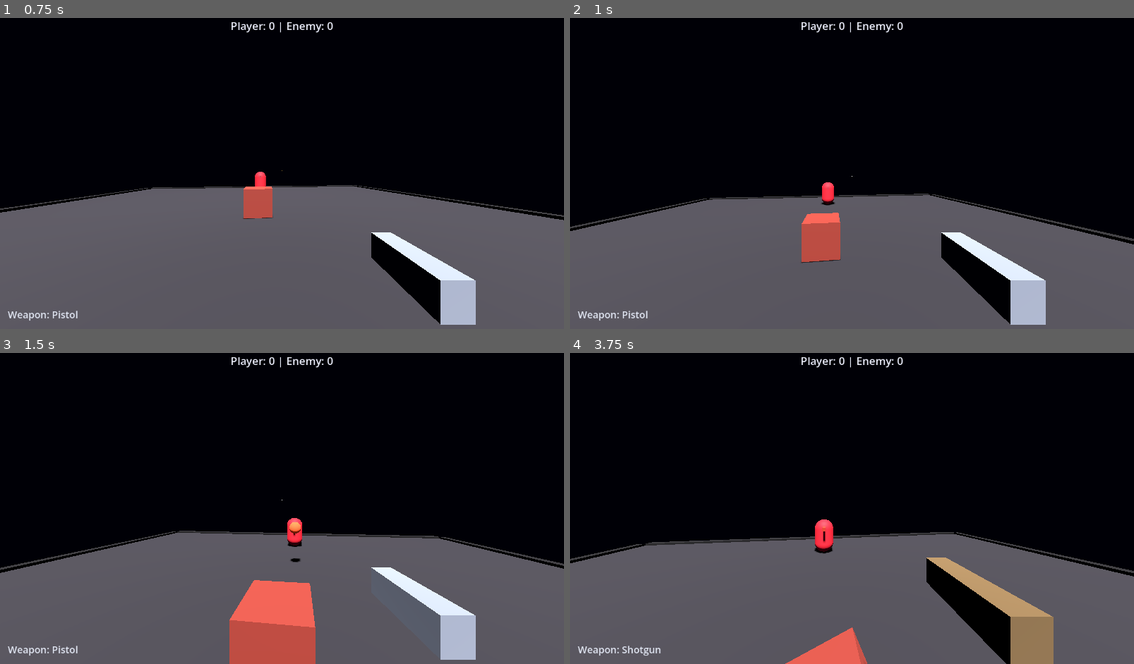
Above: before the commit, frames 1-4 (two rows, left to right).
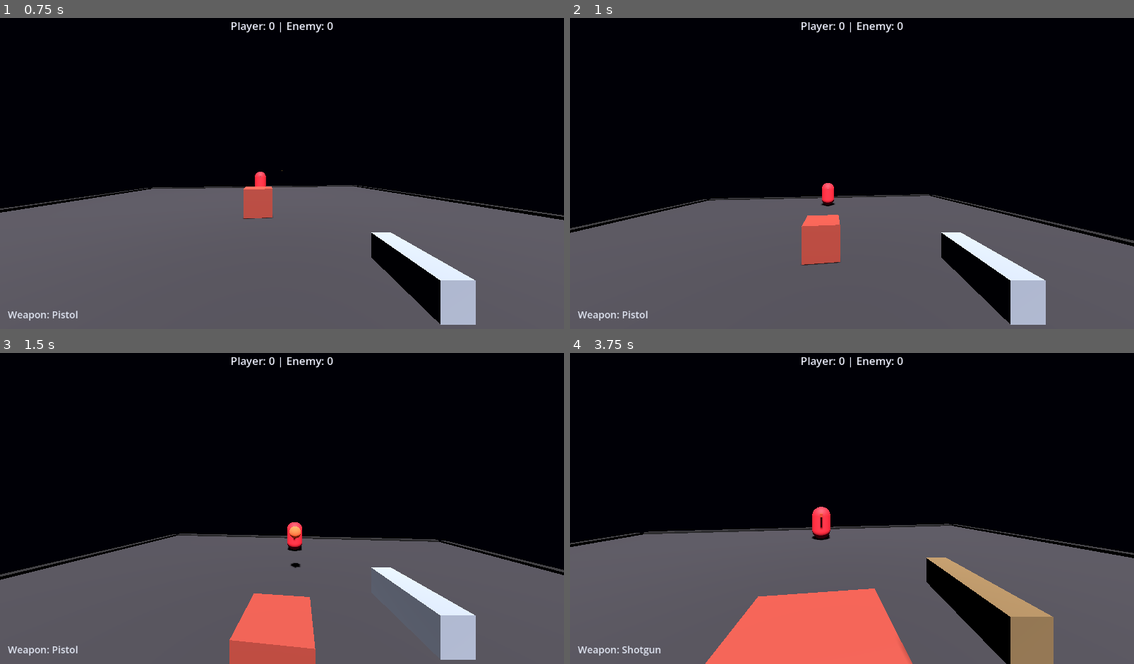
Above: after the commit, the same moments.

Repository: skyw4rp/void
Game: Godot game, scene res://scenes/main.tscn
The game is run twice, just before and just after one commit, with the same random seed, the same clock (stepped at 60 frames per second) and the same inputs.
Inputs (mouse positions are in pixels of both pictures, inside the frame that each line leads up to):
- Up to frame 1 (0.75 s): move the mouse to (310, 170) at 0.52 s; press the mouse at (310, 170) at 0.53 s; hold W (move_forward) from 0.53 s (still down)
- Up to frame 2 (1 s): keep holding W (move_forward); tap Space (jump) at 0.77 s
- Up to frame 3 (1.5 s): keep holding W (move_forward); move the mouse to (253, 508) at 1.27 s; release the mouse at (253, 508) at 1.28 s; click (253, 508) at 1.35 s
- Up to frame 4 (3.75 s): keep holding W (move_forward); tap Space (jump) at 1.52, 3.02 s; move the mouse to (863, 499) at 2.02 s; hold Shift (sprint) 2.03-2.78 s; click (863, 499) at 2.3 s; tap Enter at 2.75 s; move the mouse to (846, 511) at 2.77 s; tap 1 (weapon_1) at 2.85 s; click (846, 511) at 3.05 s; move the mouse to (891, 508) at 3.52 s; hold 2 (weapon_2) from 3.53 s (still down)

Frame 1 is identical in both runs. In frame 2, 1.1% of the frame differs, in the area x 0-100%, y 50-80%; in frame 3, 3.8%; in frame 4, 10%, in the area x 0-100%, y 49-100%.

Commit message:
Fix explosion source context lookup

Diff:
--- a/scenes/main.tscn
+++ b/scenes/main.tscn
@@ -115,6 +115,8 @@
 transform = Transform3D(1, 0, 0, 0, 1, 0, 0, 0, 1, 0, 1, -7)
 
 [node name="Player" type="CharacterBody3D" parent="."]
+collision_layer = 1
+collision_mask = 1
 transform = Transform3D(1, 0, 0, 0, 1, 0, 0, 0, 1, 0, 1.1, 7)
 script = ExtResource("1_player")
 
--- a/scripts/enemies/enemy_weapon_manager.gd
+++ b/scripts/enemies/enemy_weapon_manager.gd
@@ -43,8 +43,15 @@
 	if _cooldown_remaining > 0.0:
 		return false
 
+	var shooter := get_parent().get_parent() as Node
 	_cooldown_remaining = WeaponFiring.fire(
-		_current, origin, direction, aim_basis, get_tree().current_scene, spawn_forward_offset
+		_current,
+		origin,
+		direction,
+		aim_basis,
+		get_tree().current_scene,
+		spawn_forward_offset,
+		shooter
 	)
 	print("Enemy fired %s" % WeaponDefs.get_weapon_name(_current))
 	return true
--- a/scripts/player.gd
+++ b/scripts/player.gd
@@ -17,6 +17,10 @@
 var _void_reported: bool = false
 var _game_manager: Node
 
+## Approximate mass used to match RigidBody3D impulse feel from shared weapon forces.
+const KNOCKBACK_MASS_REFERENCE: float = 3.5
+const KNOCKBACK_UPWARD_SCALE: float = 0.15
+
 
 func _ready() -> void:
 	add_to_group("player")
@@ -27,6 +31,14 @@
 	else:
 		_spawn_position = global_position
 	Input.set_mouse_mode(Input.MOUSE_MODE_CAPTURED)
+
+
+func apply_knockback(direction: Vector3, force: float) -> void:
+	var dir := direction.normalized()
+	var strength := force / KNOCKBACK_MASS_REFERENCE
+	var knock := dir * strength
+	knock.y += strength * KNOCKBACK_UPWARD_SCALE
+	velocity += knock
 
 
 func arena_respawn(spawn_position: Vector3) -> void:
--- a/scripts/weapons/bazooka_projectile.gd
+++ b/scripts/weapons/bazooka_projectile.gd
@@ -10,6 +10,7 @@
 var _direction: Vector3 = Vector3.FORWARD
 var _spent: bool = false
 var _launched: bool = false
+var _shooter: Node = null
 
 
 func _ready() -> void:
@@ -17,9 +18,10 @@
 	get_tree().create_timer(lifetime).timeout.connect(_despawn)
 
 
-func launch(from: Vector3, direction: Vector3) -> void:
+func launch(from: Vector3, direction: Vector3, shooter: Node = null) -> void:
 	global_position = from
 	_direction = direction.normalized()
+	_shooter = shooter
 	_launched = true
 
 
@@ -32,19 +34,25 @@
 func _on_body_entered(body: Node3D) -> void:
 	if _spent:
 		return
+	if PushHitResolver.is_shooter(body, _shooter):
+		return
+
 	if body is RigidBody3D:
 		var rigid := body as RigidBody3D
 		var offset := global_position - rigid.global_position
 		rigid.apply_impulse(_direction * push_force, offset)
 		print("Bazooka: direct hit on '%s'" % rigid.name)
+	elif PushHitResolver.apply_projectile_hit(body, _direction, push_force, global_position):
+		pass
 	else:
 		print("Bazooka: hit '%s' — exploding" % body.name)
+
 	_explode()
 	_despawn()
 
 
 func _explode() -> void:
-	PushExplosion.detonate(global_position, explosion_radius, explosion_force, get_world_3d())
+	PushExplosion.detonate(global_position, explosion_radius, explosion_force, self, _shooter)
 
 
 func _despawn() -> void:
--- a/scripts/weapons/push_explosion.gd
+++ b/scripts/weapons/push_explosion.gd
@@ -1,9 +1,12 @@
-## Applies outward push impulses to RigidBody3D within a radius (bazooka blast).
+## Applies outward push to RigidBody3D and knockback targets within a radius.
 class_name PushExplosion
 extends Object
 
 
-static func detonate(origin: Vector3, radius: float, force: float, world: World3D) -> void:
+static func detonate(
+	origin: Vector3, radius: float, force: float, source: Node, shooter: Node = null
+) -> void:
+	var world: World3D = source.get_world_3d()
 	var space := world.direct_space_state
 	var shape := SphereShape3D.new()
 	shape.radius = radius
@@ -17,17 +20,27 @@
 
 	var hits := space.intersect_shape(params, 64)
 	var pushed: int = 0
+	var player_handled := false
+
 	for hit in hits:
 		var body: Object = hit.collider
-		if body is RigidBody3D:
-			var rigid := body as RigidBody3D
-			var offset := rigid.global_position - origin
-			if offset.length_squared() < 0.01:
-				offset = Vector3.UP * 0.1
-			var dir := offset.normalized()
-			var falloff := 1.0 - clampf(offset.length() / radius, 0.0, 1.0)
-			rigid.apply_impulse(dir * force * falloff, offset)
-			print("Explosion: pushed '%s' (force=%.1f)" % [rigid.name, force * falloff])
+		if not body is Node3D:
+			continue
+		var node: Node3D = body as Node3D
+		if PushHitResolver.is_shooter(node, shooter):
+			continue
+		if PushHitResolver.apply_explosion_hit(node, origin, force, radius):
 			pushed += 1
+			if node.is_in_group("player"):
+				player_handled = true
 
-	print("Explosion: %d RigidBody3D hit(s) at %s (radius=%.1f)" % [pushed, origin, radius])
+	# Fallback: ensure player gets blast if shape query missed CharacterBody3D.
+	if not player_handled:
+		var player: Node3D = source.get_tree().get_first_node_in_group("player") as Node3D
+		if player and not PushHitResolver.is_shooter(player, shooter):
+			var dist: float = player.global_position.distance_to(origin)
+			if dist <= radius:
+				if PushHitResolver.apply_explosion_hit(player, origin, force, radius):
+					pushed += 1
+
+	print("Explosion: %d target(s) pushed at %s (radius=%.1f)" % [pushed, origin, radius])
--- /dev/null
+++ b/scripts/weapons/push_hit_resolver.gd
@@ -0,0 +1,49 @@
+## Shared projectile / explosion push handling for RigidBody3D and knockback targets.
+class_name PushHitResolver
+extends RefCounted
+
+
+static func is_shooter(body: Node, shooter: Node) -> bool:
+	if shooter == null:
+		return false
+	if body == shooter:
+		return true
+	if shooter.is_ancestor_of(body) or body.is_ancestor_of(shooter):
+		return true
+	return false
+
+
+static func apply_projectile_hit(
+	body: Node, travel_direction: Vector3, force: float, hit_position: Vector3
+) -> bool:
+	if body is RigidBody3D:
+		var rigid: RigidBody3D = body as RigidBody3D
+		var offset: Vector3 = hit_position - rigid.global_position
+		rigid.apply_impulse(travel_direction.normalized() * force, offset)
+		print("Projectile: pushed '%s' (force=%.1f)" % [rigid.name, force])
+		return true
+	if body.has_method("apply_knockback"):
+		body.call("apply_knockback", travel_direction, force)
+		print("Player knocked back by projectile")
+		return true
+	return false
+
+
+static func apply_explosion_hit(body: Node3D, origin: Vector3, force: float, radius: float) -> bool:
+	var offset: Vector3 = body.global_position - origin
+	if offset.length_squared() < 0.01:
+		offset = Vector3.UP * 0.1
+	var dir: Vector3 = offset.normalized()
+	var falloff: float = 1.0 - clampf(offset.length() / radius, 0.0, 1.0)
+	var impulse_strength: float = force * falloff
+
+	if body is RigidBody3D:
+		var rigid: RigidBody3D = body as RigidBody3D
+		rigid.apply_impulse(dir * impulse_strength, offset)
+		print("Explosion: pushed '%s' (force=%.1f)" % [rigid.name, impulse_strength])
+		return true
+	if body.has_method("apply_knockback"):
+		body.call("apply_knockback", dir, impulse_strength)
+		print("Player knocked back by explosion")
+		return true
+	return false
--- a/scripts/weapons/push_projectile.gd
+++ b/scripts/weapons/push_projectile.gd
@@ -1,4 +1,4 @@
-## Standard push projectile — flies forward and impulses RigidBody3D on contact.
+## Standard push projectile — flies forward and pushes RigidBody3D or knockback targets.
 extends Area3D
 
 @export var speed: float = 35.0
@@ -8,6 +8,7 @@
 var _direction: Vector3 = Vector3.FORWARD
 var _spent: bool = false
 var _launched: bool = false
+var _shooter: Node = null
 
 
 func _ready() -> void:
@@ -15,9 +16,10 @@
 	get_tree().create_timer(lifetime).timeout.connect(_despawn)
 
 
-func launch(from: Vector3, direction: Vector3) -> void:
+func launch(from: Vector3, direction: Vector3, shooter: Node = null) -> void:
 	global_position = from
 	_direction = direction.normalized()
+	_shooter = shooter
 	_launched = true
 
 
@@ -44,16 +46,14 @@
 func _on_body_entered(body: Node3D) -> void:
 	if _spent:
 		return
-	if body is RigidBody3D:
-		var rigid := body as RigidBody3D
-		var offset := global_position - rigid.global_position
-		rigid.apply_impulse(_direction * push_force, offset)
-		print(
-			"Projectile: pushed '%s' (force=%.1f)"
-			% [rigid.name, push_force]
-		)
-	else:
-		print("Projectile: hit '%s' — destroyed" % body.name)
+	if PushHitResolver.is_shooter(body, _shooter):
+		return
+
+	if PushHitResolver.apply_projectile_hit(body, _direction, push_force, global_position):
+		_despawn()
+		return
+
+	print("Projectile: hit '%s' — destroyed" % body.name)
 	_despawn()
 
 
--- a/scripts/weapons/weapon_firing.gd
+++ b/scripts/weapons/weapon_firing.gd
@@ -12,19 +12,20 @@
 	direction: Vector3,
 	aim_basis: Basis,
 	scene_root: Node,
-	spawn_forward_offset: float = 0.0
+	spawn_forward_offset: float = 0.0,
+	shooter: Node = null
 ) -> float:
 	var data: Dictionary = WeaponDefs.get_data(weapon)
 	var base_dir := direction.normalized()
 	var spawn_pos := origin + base_dir * spawn_forward_offset
 
 	if data.get("use_bazooka_scene", false):
-		_spawn_bazooka(spawn_pos, base_dir, scene_root)
+		_spawn_bazooka(spawn_pos, base_dir, scene_root, shooter)
 	else:
 		var pellets: int = data.pellets
 		for i in pellets:
 			var dir := _apply_spread(base_dir, data.spread, aim_basis)
-			_spawn_standard_projectile(spawn_pos, dir, data.projectile, scene_root)
+			_spawn_standard_projectile(spawn_pos, dir, data.projectile, scene_root, shooter)
 
 	return data.cooldown
 
@@ -38,15 +39,21 @@
 
 
 static func _spawn_standard_projectile(
-	from: Vector3, direction: Vector3, stats: Dictionary, scene_root: Node
+	from: Vector3,
+	direction: Vector3,
+	stats: Dictionary,
+	scene_root: Node,
+	shooter: Node
 ) -> void:
 	var projectile: Area3D = PROJECTILE_SCENE.instantiate() as Area3D
 	scene_root.add_child(projectile)
 	projectile.configure(stats)
-	projectile.launch(from, direction)
+	projectile.launch(from, direction, shooter)
 
 
-static func _spawn_bazooka(from: Vector3, direction: Vector3, scene_root: Node) -> void:
+static func _spawn_bazooka(
+	from: Vector3, direction: Vector3, scene_root: Node, shooter: Node
+) -> void:
 	var projectile: Area3D = BAZOOKA_PROJECTILE_SCENE.instantiate() as Area3D
 	scene_root.add_child(projectile)
-	projectile.launch(from, direction)
+	projectile.launch(from, direction, shooter)
--- a/scripts/weapons/weapon_manager.gd
+++ b/scripts/weapons/weapon_manager.gd
@@ -64,7 +64,13 @@
 	var aim_basis := _camera.global_transform.basis
 
 	_cooldown_remaining = WeaponFiring.fire(
-		_current, origin, base_dir, aim_basis, get_tree().current_scene, spawn_forward_offset
+		_current,
+		origin,
+		base_dir,
+		aim_basis,
+		get_tree().current_scene,
+		spawn_forward_offset,
+		_camera.get_parent()
 	)
 	return true
 
Not shown, added: scripts/weapons/push_hit_resolver.gd.uid
Not shown, changed: docs/PROTOTYPE.md
